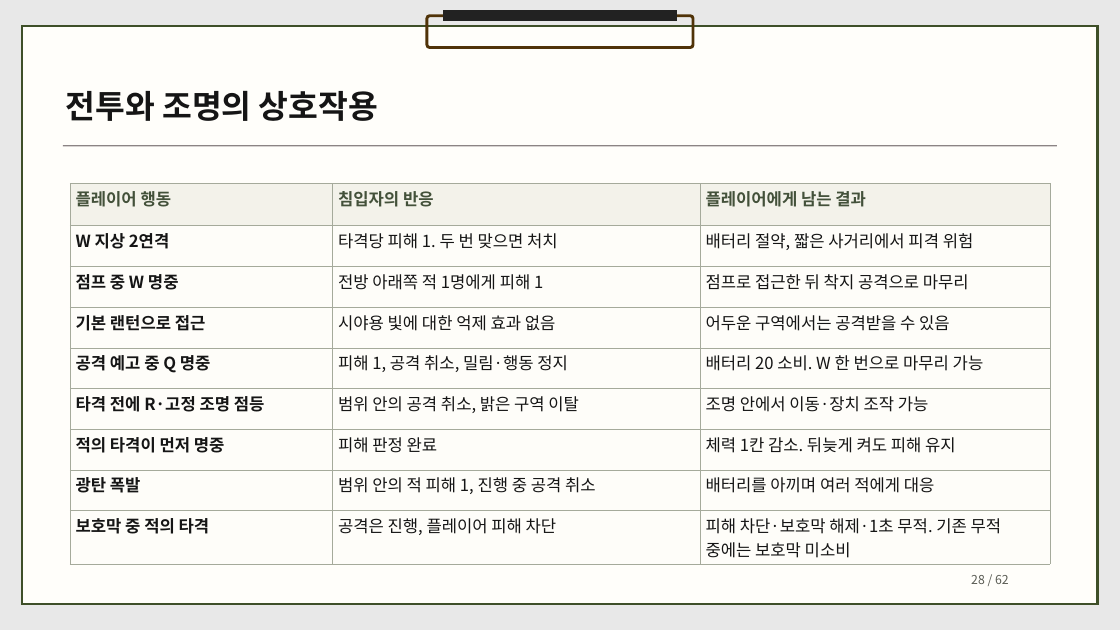
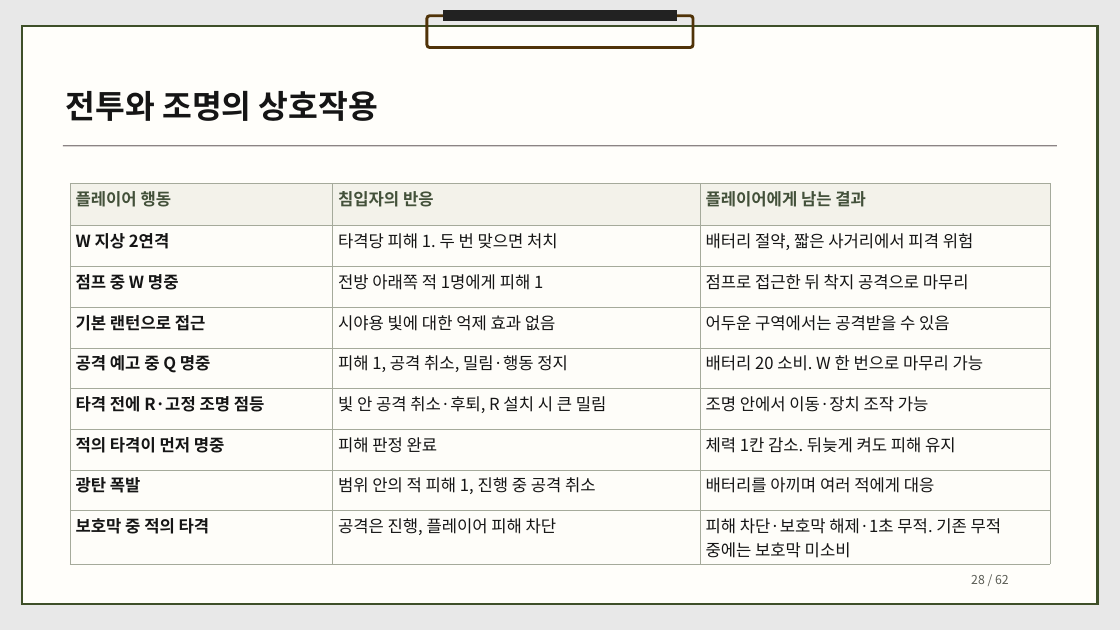
Before and after one commit to dbguswh/2Dgame_project, a slide deck: slide 28 of 2D게임프로그래밍 기획서.pptx. Drawn at 1120x630 pixels with LibreOffice and Linux fonts; fonts in the diff are those of the drawing. Boxes give left, top, right and bottom in pixels: in the first picture for what was removed or moved away, otherwise in the second. Text is boxed around its words. In the diff, an @@ line names an element or a change of style, - is before the commit and + after.

```diff
--- a/2D게임프로그래밍 기획서.pptx
+++ b/2D게임프로그래밍 기획서.pptx
@@ table at [70,184,1050,562] @@
-row 6, column 2: 범위 안의 공격 취소, 밝은 구역 이탈
+row 6, column 2: 빛 안 공격 취소·후퇴, R 설치 시 큰 밀림
```
Also in this commit, not shown: 7 other slides changed, 3 other files.
